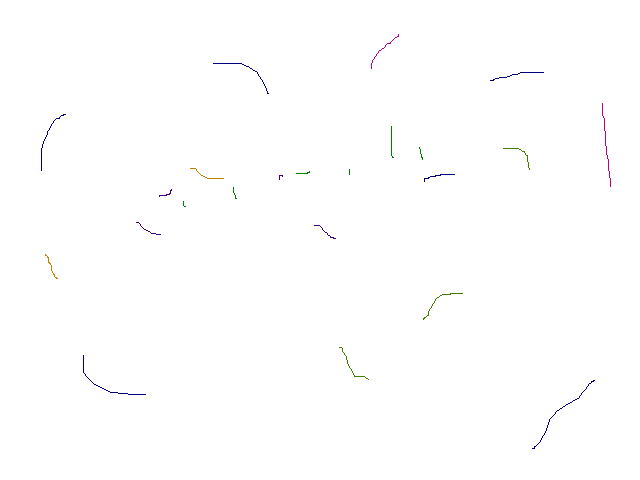
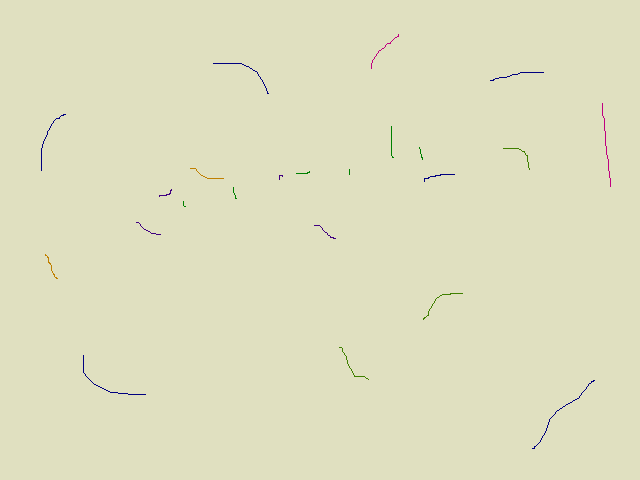
Before/after of a 640x480 layered artwork. What changed in the layer stack:
painted on "Background" over bbox(0, 0, 640, 480)
painted on "4_KitchenLow.png" over bbox(0, 0, 640, 480)
